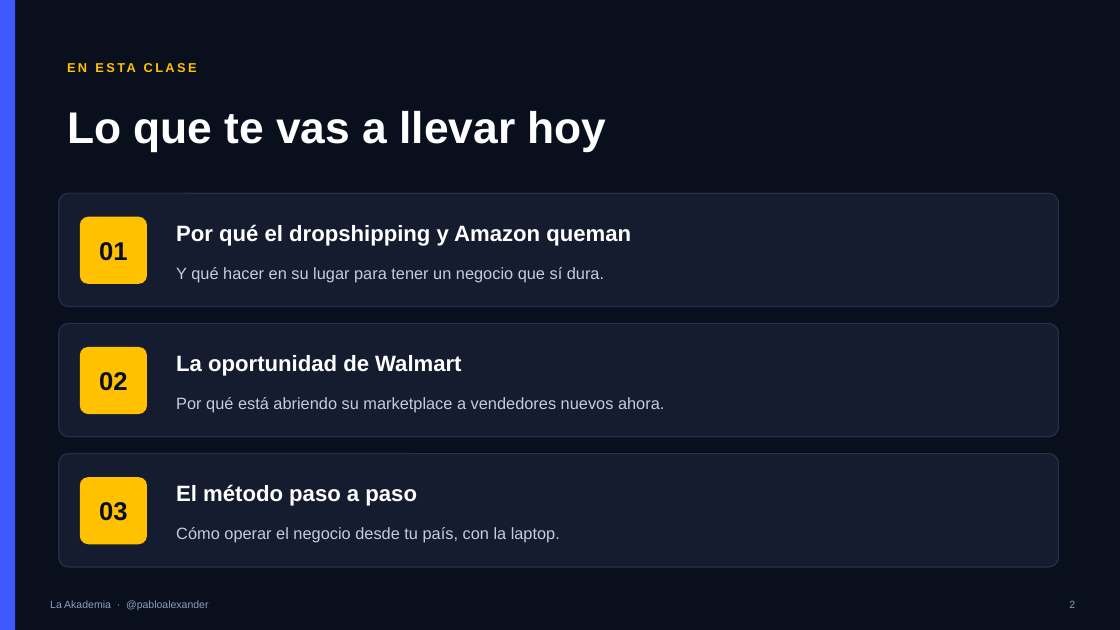
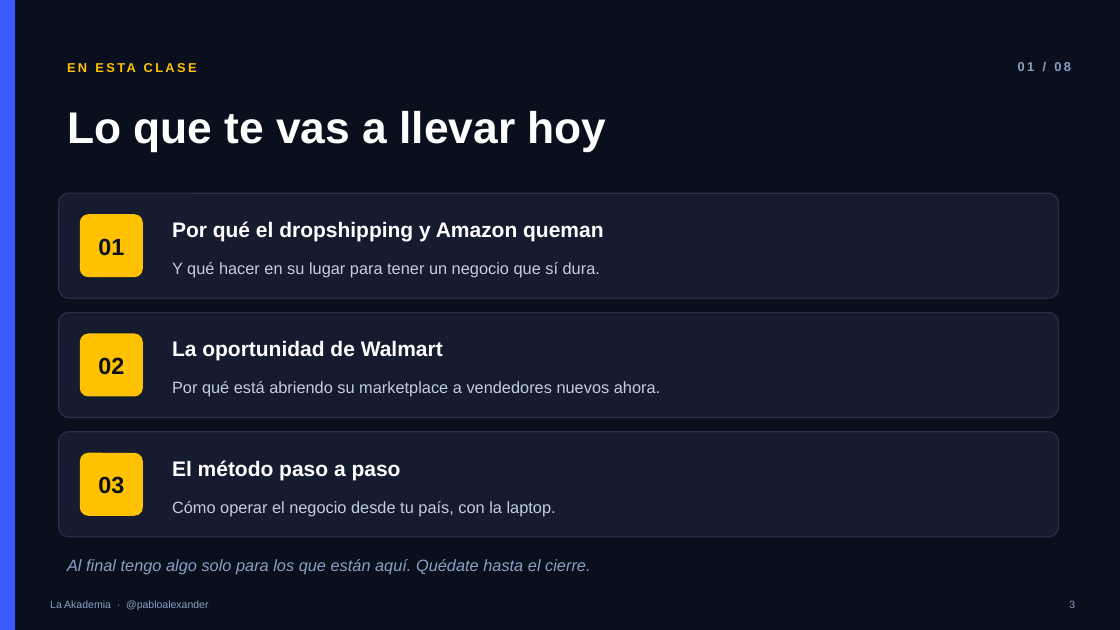
Before and after one commit to henryqueroa/pablo-torrealba-package, a slide deck: slide 3 of webinar/pablo-torrealba-webinar-deck.pptx (slide 2 before the commit). Drawn at 1120x630 pixels with LibreOffice and Linux fonts; fonts in the diff are those of the drawing. Boxes give left, top, right and bottom in pixels: in the first picture for what was removed or moved away, otherwise in the second. Text is boxed around its words. In the diff, an @@ line names an element or a change of style, - is before the commit and + after.

```diff
--- a/webinar/pablo-torrealba-webinar-deck.pptx
+++ b/webinar/pablo-torrealba-webinar-deck.pptx
@@ text "EN ESTA CLASE" moved from (x1=269, y1=270, x2=287, y2=279) to (x1=264, y1=265, x2=282, y2=274) @@
@@ text added at (x1=1018, y1=62, x2=1071, y2=71), 11 pt, text #8AA0C4, bold @@
+01 / 08
@@ rounded rectangle resized from (x1=59, y1=193, x2=1059, y2=307) to (x1=59, y1=193, x2=1059, y2=298) @@
@@ rounded rectangle resized from (x1=80, y1=217, x2=147, y2=284) to (x1=80, y1=214, x2=143, y2=277) @@
@@ text "Y qué hacer en su ..." moved from (x1=176, y1=267, x2=604, y2=283) to (x1=172, y1=262, x2=600, y2=278) @@
@@ rounded rectangle resized from (x1=59, y1=323, x2=1059, y2=437) to (x1=59, y1=313, x2=1059, y2=418) @@
@@ text "La oportunidad de Walmart" moved from (x1=176, y1=355, x2=461, y2=376) to (x1=172, y1=340, x2=443, y2=361) @@
@@ text "02" moved from (x1=99, y1=372, x2=127, y2=391) to (x1=98, y1=357, x2=124, y2=375) @@
@@ rounded rectangle resized from (x1=80, y1=347, x2=147, y2=414) to (x1=80, y1=334, x2=143, y2=397) @@
@@ text "Por qué está abriendo su ..." moved from (x1=176, y1=397, x2=664, y2=413) to (x1=172, y1=381, x2=660, y2=397) @@
@@ rounded rectangle resized from (x1=59, y1=454, x2=1059, y2=567) to (x1=59, y1=432, x2=1059, y2=537) @@
@@ size 19 to 18 pt in 3 elements at (x1=172, y1=221, x2=603, y2=242), (x1=172, y1=340, x2=443, y2=361), (x1=172, y1=460, x2=401, y2=480) @@
@@ text "El método paso a paso" moved from (x1=176, y1=484, x2=417, y2=506) to (x1=172, y1=460, x2=401, y2=480) @@
@@ size 22 to 20 pt in 3 elements at (x1=98, y1=238, x2=124, y2=256), (x1=98, y1=357, x2=124, y2=375), (x1=98, y1=476, x2=124, y2=494) @@
@@ text "03" moved from (x1=99, y1=502, x2=127, y2=521) to (x1=98, y1=476, x2=124, y2=494) @@
@@ proportions changed in 6 elements at (x1=59, y1=193, x2=1059, y2=298), (x1=80, y1=214, x2=143, y2=277), (x1=59, y1=313, x2=1059, y2=418), (x1=80, y1=334, x2=143, y2=397), (x1=59, y1=432, x2=1059, y2=537), (x1=80, y1=453, x2=143, y2=516) @@
@@ rounded rectangle resized from (x1=80, y1=477, x2=147, y2=544) to (x1=80, y1=453, x2=143, y2=516) @@
@@ text "Cómo operar el negocio desde ..." moved from (x1=176, y1=527, x2=560, y2=543) to (x1=172, y1=501, x2=556, y2=516) @@
@@ text added at (x1=67, y1=559, x2=590, y2=575), 14 pt, text #8AA0C4, italic @@
+Al final tengo algo solo para los que están aquí. Quédate hasta el cierre.
```
Also in this commit, not shown: 13 other slides changed, 6 slides added, 3 other files.
